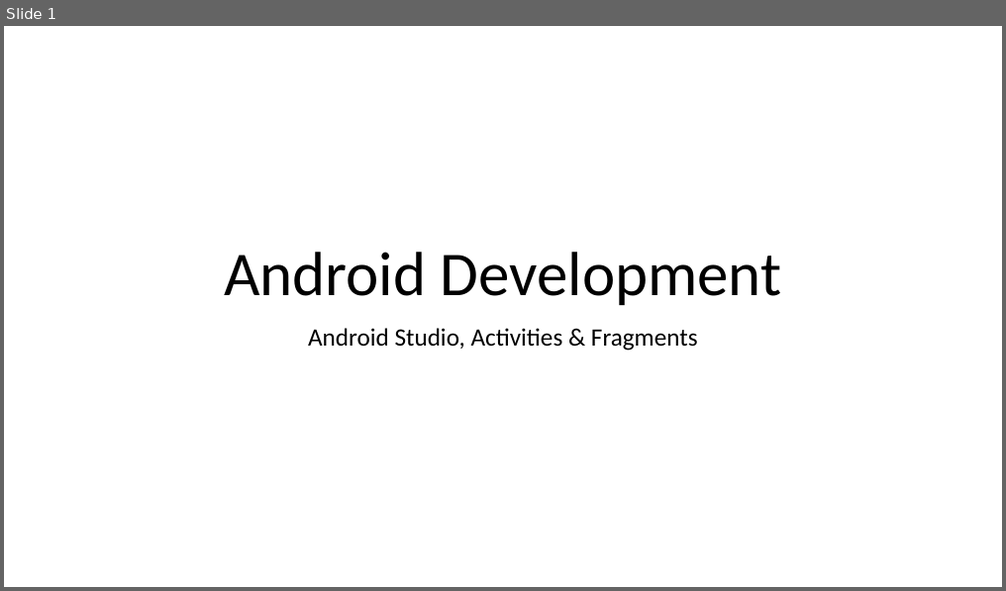
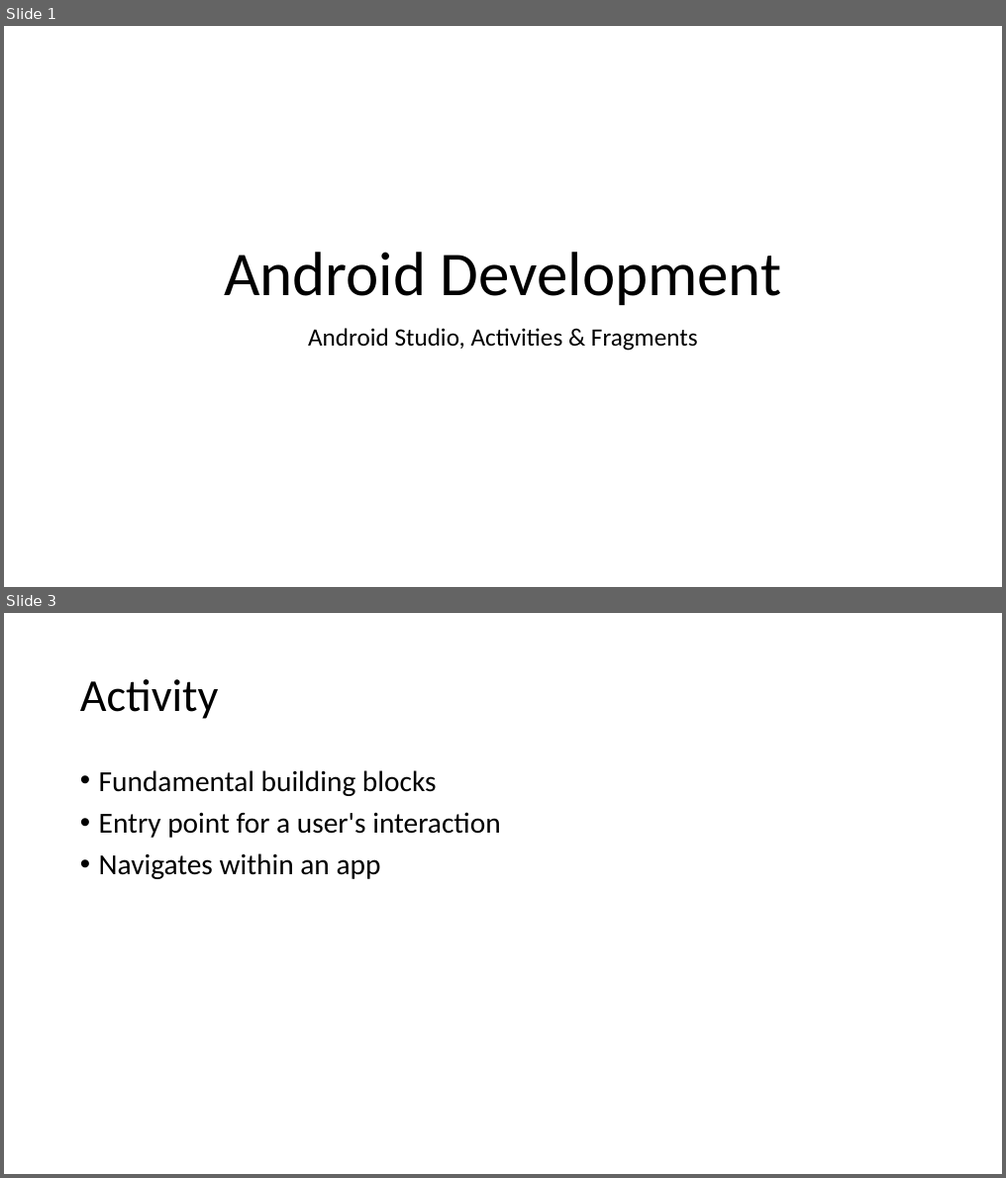
Before and after one commit to Batch-xx/Android-Lunch-Learn, a slide deck: slides/Android Studio_Activities_Fragments.pptx. Shown one above the other, each under a label of ours: slide 1 before the commit, slides 1 and 3 after it; the slides between them are not shown. The pictures are 1006x591 and 1006x1178 pixels, drawn with LibreOffice and Linux fonts; fonts in the diff are those of the drawing. Boxes give left, top, right and bottom in pixels: in the first picture for what was removed or moved away, otherwise in the second. Text is boxed around its words. In the diff, an @@ line names an element or a change of style, - is before the commit and + after.

Commit message:
Document: added activity

```diff
--- a/slides/Android Studio_Activities_Fragments.pptx
+++ b/slides/Android Studio_Activities_Fragments.pptx
@@ slide 3 added at <box>4,613,1002,1174</box>, background #FFFFFF @@
@@ title added at <box>80,679,219,719</box>, 44 pt, text #000000 @@
+Activity
@@ text added at <box>99,770,500,879</box>, 28 pt, text #000000 @@
+• Fundamental building blocks
+• Entry point for a user's interaction
+• Navigates within an app
```
Also in this commit, not shown: 2 slides changed.
